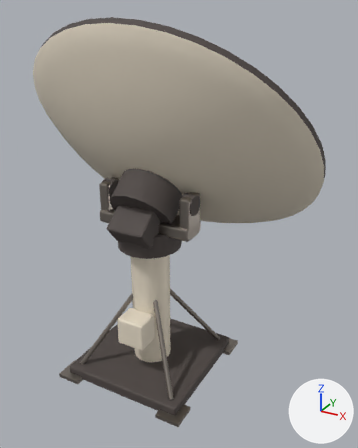
A saved change to the glTF model models/building_dish.glb.
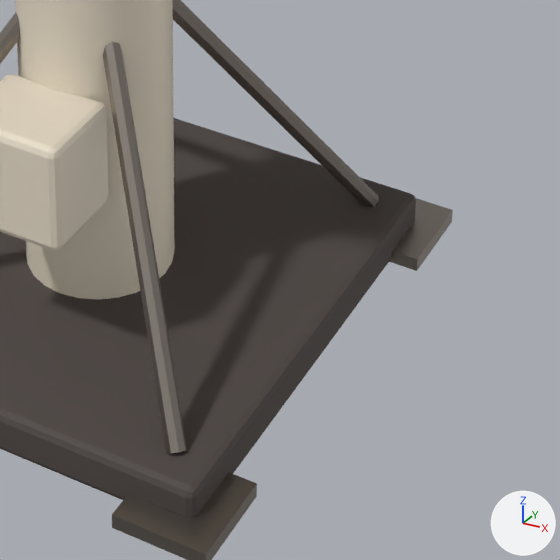
Each version appears first whole from a 50 mm camera at (2.429, -3.806, 3.633) aimed at (0.141, 0.354, 1.553), and next in a close-up on the part from 36% to 74% of the width and 65% to 95% of the height. Arrows for +X, +Y and +Z are at lower right; the lights stay in place. The last two pictures show the newer version. Where no turn or scale is listed for an object, it has been applied to the vertices. Vertices at exactly the same position are counted once.

The scene before the commit, as lines of its bpy script (objects in view):
```python
me_detail_col = bpy.data.meshes.new('detail-col')
me_detail_col.from_pydata(...)  # 72 vertices, 132 faces; spans x -0.15..0.15, y -0.125..0.16, z -0.15..0.15
# faces by material slot: [108, 12, 12]
me_detail_col.materials.append(mat_body)  # pale yellow #efe4d0
me_detail_col.materials.append(mat_trim)  # dark grey #4f4744
me_detail_col.materials.append(mat_light)  # cyan #8ef7ea, glowing cyan #93fff2
me_mount_col = bpy.data.meshes.new('mount-col')
me_mount_col.from_pydata(...)  # 480 vertices, 896 faces; spans x -0.73..0.73, y -0.73..0.73, z -0.06..1.99
# faces by material slot: [320, 484, 92]
me_mount_col.materials.append(mat_trim)  # dark grey #4f4744
me_mount_col.materials.append(mat_metal)  # grey #9c948c
me_mount_col.materials.append(mat_body)  # pale yellow #efe4d0
ob_detail_col = bpy.data.objects.new('detail-col', me_detail_col)
ob_detail_col.location = (0.0, -0.3, 0.6)
ob_mount_col = bpy.data.objects.new('mount-col', me_mount_col)
ob_mount_col.location = (0.0, 0.0, 0.06)
```
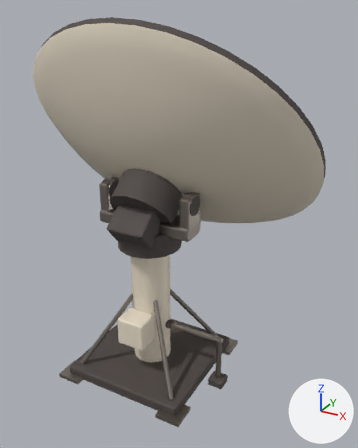
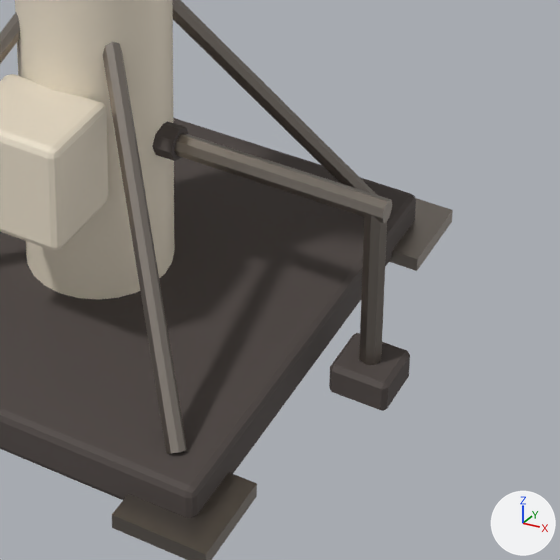
Scene script edits in JSON lines:
```json
{"block": "me_detail_col", "where": "# used by ob_detail_col; location = (0.0, -0.3, 0.6)"}
{"op": "remove", "block": "me_detail_col", "code": "me_detail_col.from_pydata(...)  # 72 vertices, 132 faces; spans x -0.15..0.15, y -0.125..0.16, z -0.15..0.15"}
{"op": "add", "block": "me_detail_col", "code": "me_detail_col.from_pydata(...)  # 120 vertices, 216 faces; spans x -0.15..0.83, y -0.125..0.345, z -0.52..0.15"}
{"block": "me_detail_col", "change": "me_detail_col part 1: a new loose piece, an 8-sided cylinder along x spanning x 0.19..0.25, y 0.255..0.345, z -0.095..-0.005, in mat_trim (dark grey #4f4744)"}
{"block": "me_detail_col", "change": "me_detail_col part 2: a new loose piece, an 8-sided cylinder along x spanning x 0.2..0.83, y 0.27..0.33, z -0.08..-0.02, in mat_metal (grey #9c948c)"}
{"block": "me_detail_col", "change": "me_detail_col part 3: a new loose piece, an 8-sided cylinder along z spanning x 0.77..0.83, y 0.27..0.33, z -0.52..-0.05, in mat_metal (grey #9c948c)"}
{"op": "add", "block": "me_detail_col", "code": "me_detail_col.materials.append(mat_metal)  # grey #9c948c"}
{"op": "add", "block": "me_cube_011", "code": ["me_cube_011 = bpy.data.meshes.new('Cube.011')", "me_cube_011.from_pydata(...)  # 24 vertices, 44 faces; spans x -0.08..0.08, y -0.08..0.08, z -0.045..0.045", "me_cube_011.materials.append(mat_trim)  # dark grey #4f4744"]}
{"op": "add", "block": "ob_port_1_box_col", "code": ["ob_port_1_box_col = bpy.data.objects.new('port_1_box-col', me_cube_011)", "ob_port_1_box_col.location = (0.8, 0.0, 0.045)"]}
```

What differs and where, as boxes [x1, y1, x2, y2] in the close-ups (560 x 560 px):
```json
{"object": "detail-col", "change": "reshaped", "before": [0, 74, 108, 251], "after": [0, 74, 392, 365]}
{"object": "port_1_box-col", "change": "added", "after": [329, 333, 410, 411]}
{"part": 1, "of": "me_detail_col", "change": "added", "after": [152, 122, 188, 161]}
{"part": 2, "of": "me_detail_col", "change": "added", "after": [174, 133, 392, 223]}
{"part": 3, "of": "me_detail_col", "change": "added", "after": [359, 215, 387, 365]}
```
